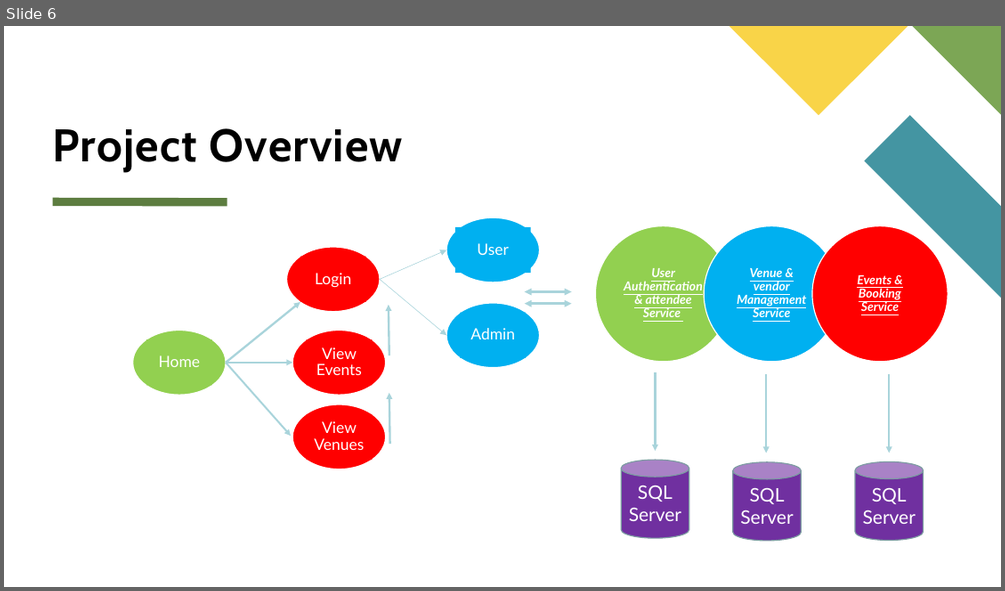
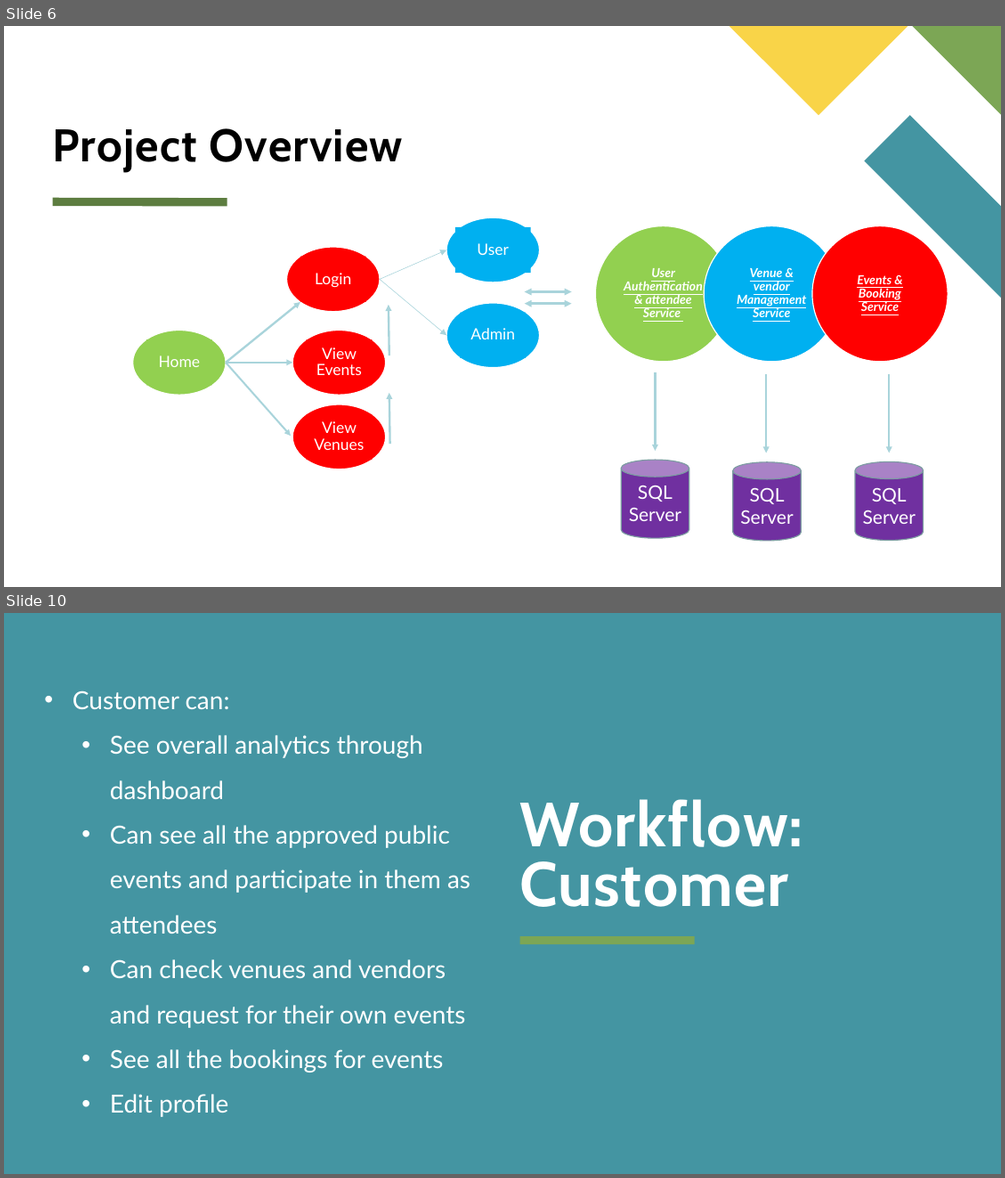
Before and after one commit to SohamTheG/EventZen, a slide deck: EventZen.pptx. Shown one above the other, each under a label of ours: slide 6 before the commit, slides 6 and 10 after it; the slides between them are not shown. The pictures are 1005x591 and 1005x1178 pixels, drawn with LibreOffice and Linux fonts; fonts in the diff are those of the drawing. Boxes give left, top, right and bottom in pixels: in the first picture for what was removed or moved away, otherwise in the second. Text is boxed around its words. In the diff, an @@ line names an element or a change of style, - is before the commit and + after.

```diff
--- a/EventZen.pptx
+++ b/EventZen.pptx
@@ slide 10 added at (4,613,1001,1174), background #4495A2 @@
@@ text added at (73,690,470,1117), 24 pt, text #FFFFFF @@
+• Customer can:
+  • See overall analytics through dashboard
+  • Can see all the approved public events and participate in them as attendees
+  • Can check venues and vendors and request for their own events
+  • See all the bookings for events
+  • Edit profile
@@ title added at (520,799,804,907), 60 pt, text #FFFFFF, bold @@
+Workflow:
+Customer
@@ rectangle added at (520,936,695,944), fill #7CA655 @@
```
Also in this commit, not shown: 2 slides changed, 5 other slides added, 1 slide removed, 12 other files.
